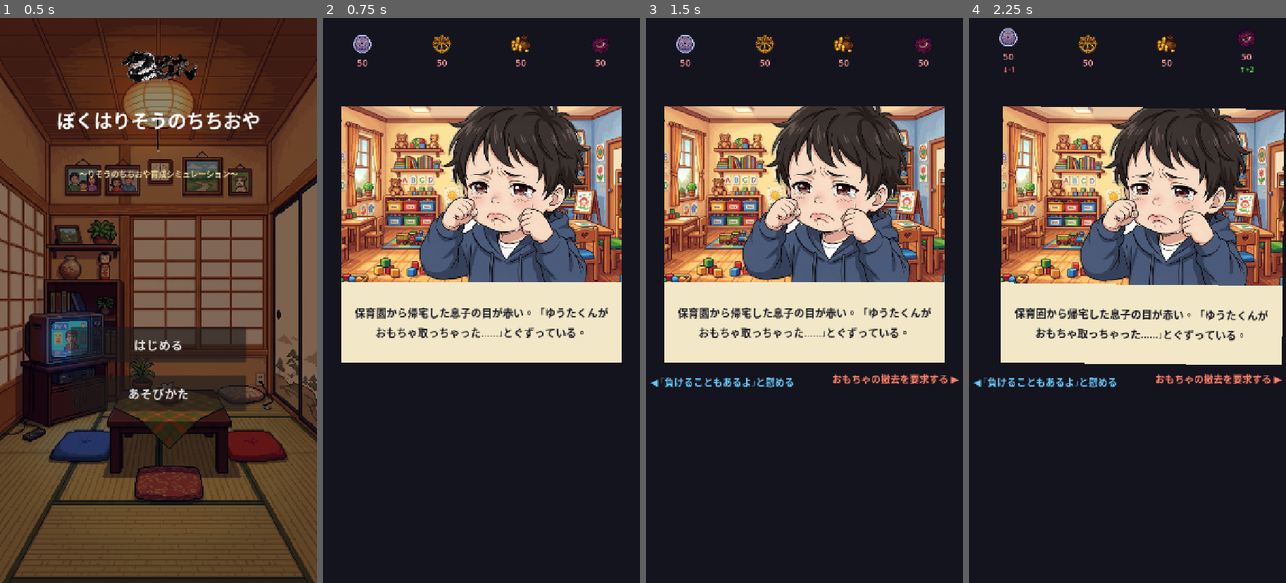
Above: before the commit, frames 1-4 (left to right).
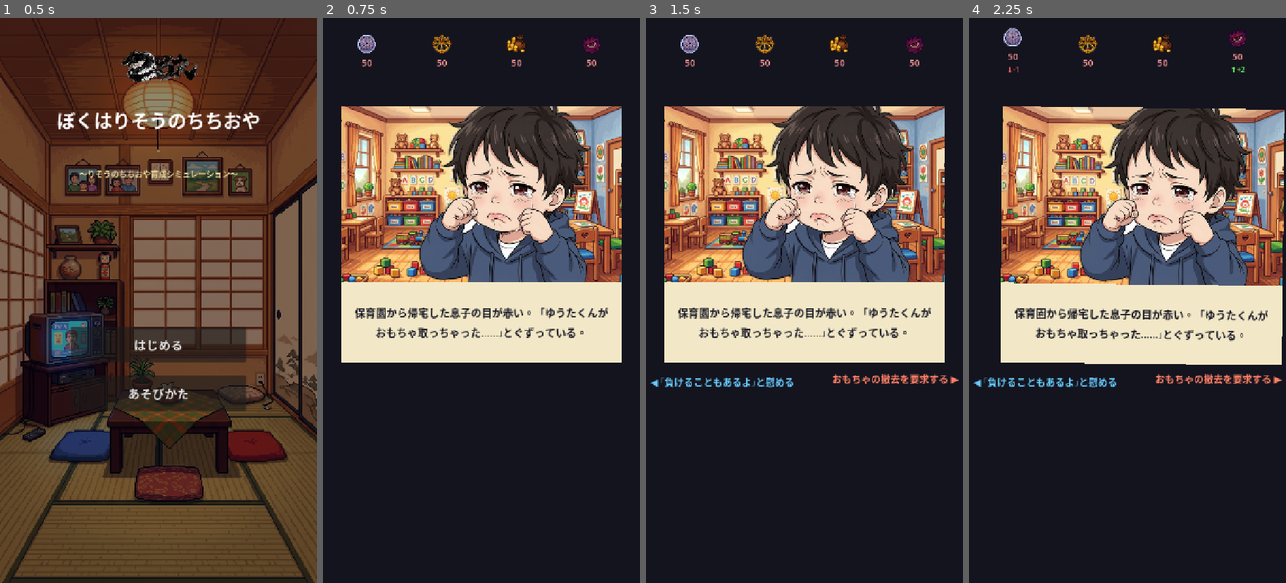
Above: after the commit, the same moments.

Repository: komatubara/boku-wa-risou-no-chichi-oya
Game: Godot game, scene res://scenes/title.tscn
The game is run twice, just before and just after one commit, with the same random seed, the same clock (stepped at 60 frames per second) and the same inputs.
Inputs (mouse positions are in pixels of both pictures, inside the frame that each line leads up to):
- Up to frame 1 (0.5 s): no input
- Up to frame 2 (0.75 s): click "はじめる" at 0.5 s
- Up to frame 3 (1.5 s): tap Enter at 1.25 s; move the mouse to (874, 272) at 1.27 s; click (874, 272) at 1.42 s
- Up to frame 4 (2.25 s): tap Space at 2 s; drag from (1064, 328) to (1111, 413) at 2.02 s

Frame 1 is identical in both runs. In frame 2, 0.6% of the frame differs, in the area x 9-90%, y 3-9%; in frame 3, 0.6%; in frame 4, 0.7%, in the area x 9-90%, y 1-10%.

Commit message:
fix: パラメーターアイコン右端クリッピング・エンディング本文はみ出しを修正
- param_icons.gd: アイコン配置を i*180+10 → i*170+20 に変更（右端マージン10→30px）
- ending.gd: 本文LabelをScrollContainer(660×440px)で包みはみ出しを防止

Co-Authored-By: Claude Sonnet 4.6 <noreply@anthropic.com>

Diff:
--- a/scripts/ending.gd
+++ b/scripts/ending.gd
@@ -39,16 +39,20 @@
 	title_lbl.autowrap_mode = TextServer.AUTOWRAP_WORD_SMART
 	add_child(title_lbl)
 
-	# 本文
+	# 本文（ScrollContainerで高さを制限）
+	var scroll := ScrollContainer.new()
+	scroll.size = Vector2(660, 440)
+	scroll.position = Vector2(30, 230)
+	add_child(scroll)
+
 	var body := Label.new()
 	body.text = ending.get("body_text", "")
 	body.horizontal_alignment = HORIZONTAL_ALIGNMENT_LEFT
 	body.add_theme_font_size_override("font_size", 20)
 	body.add_theme_color_override("font_color", Color(0.9, 0.9, 0.95))
-	body.size = Vector2(640, 420)
-	body.position = Vector2(40, 230)
 	body.autowrap_mode = TextServer.AUTOWRAP_WORD_SMART
-	add_child(body)
+	body.custom_minimum_size = Vector2(640, 0)
+	scroll.add_child(body)
 
 	# 父キャラクター立ち絵
 	var tex := load("res://assets/images/characters/father.png")
--- a/scripts/param_icons.gd
+++ b/scripts/param_icons.gd
@@ -21,7 +21,7 @@
 	for i in range(4):
 		var key := PARAM_KEYS[i]
 		var col := VBoxContainer.new()
-		col.position = Vector2(i * 180 + 10, 0)
+		col.position = Vector2(i * 170 + 20, 0)
 		col.size = Vector2(160, 110)
 		col.alignment = BoxContainer.ALIGNMENT_CENTER
 		add_child(col)
